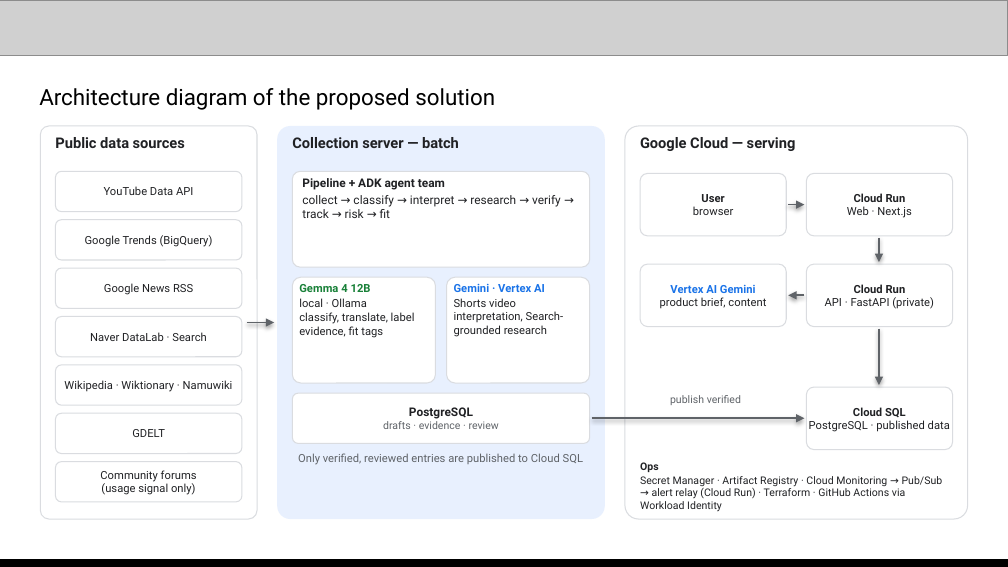
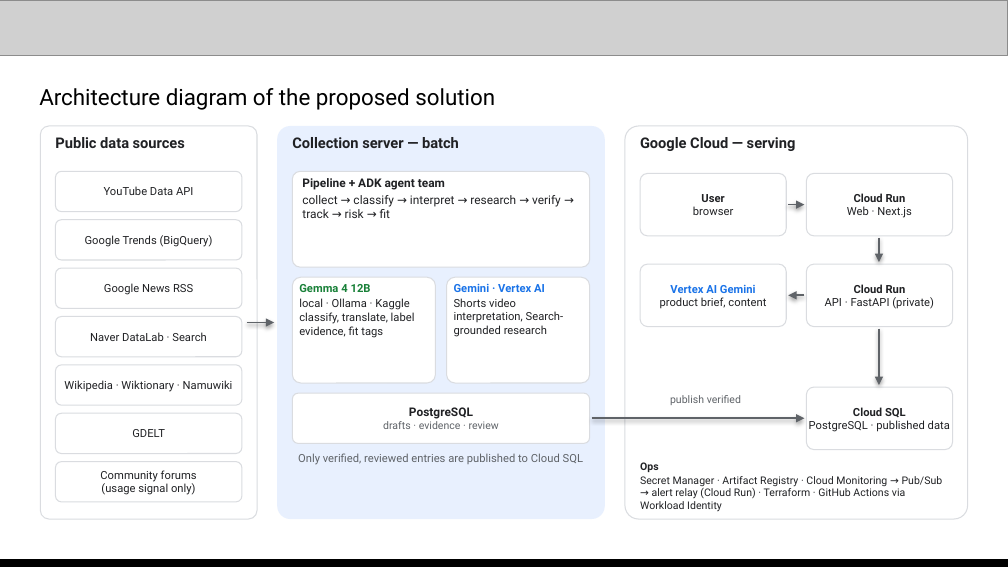
Before and after one commit to Sihyeon-Ji/trend-interpreter, a slide deck: slide 7 of docs/대회/제출/AI-Builder-Cup-제출-초안.pptx. Drawn at 1008x567 pixels with LibreOffice and Linux fonts; fonts in the diff are those of the drawing; grey boxes stand for pictures. Boxes give left, top, right and bottom in pixels: in the first picture for what was removed or moved away, otherwise in the second. Text is boxed around its words. In the diff, an @@ line names an element or a change of style, - is before the commit and + after.

```diff
--- a/docs/대회/제출/AI-Builder-Cup-제출-초안.pptx
+++ b/docs/대회/제출/AI-Builder-Cup-제출-초안.pptx
@@ text at (299, 298, 409, 310): text changed @@
-local · Ollama
+local · Ollama · Kaggle
```
Also in this commit, not shown: 4 other slides changed, 5 other files.
